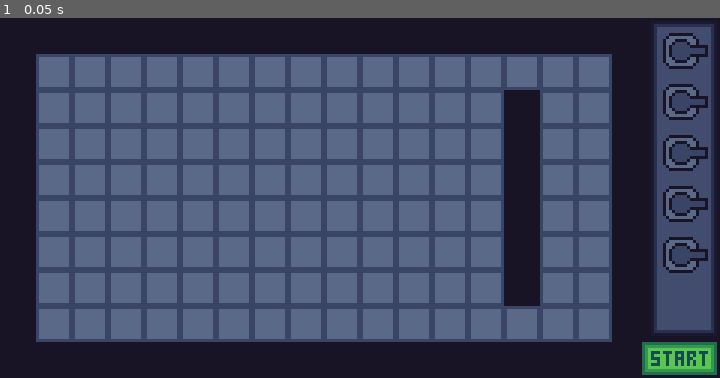
Above: before the commit, frame 1.
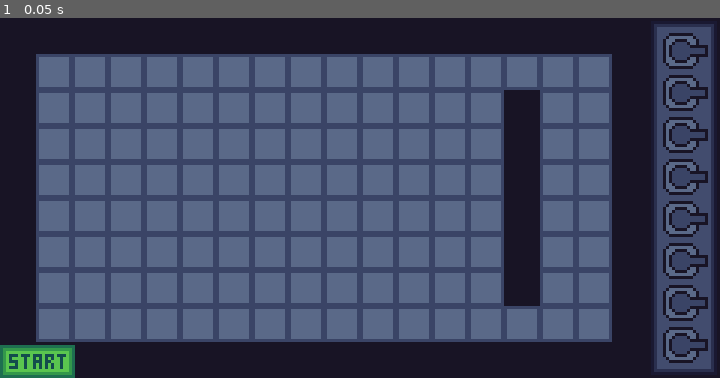
Above: after the commit, the same moment.

Repository: mariothedog/brackeys-game-jam
Game: Godot game, scene res://game/game.tscn
The game is run twice, just before and just after one commit, with the same random seed, the same clock (stepped at 60 frames per second) and the same inputs.
Inputs:
- Up to frame 1 (0.05 s): no input

The runs differ from the first frame. In frame 1, 4.5% of the frame differs, in the area x 0-100%, y 15-100%.

Commit message:
Refactor

Diff:
--- a/src/ui/draggable_turret_item/draggable.gd
+++ b/src/draggable_turret/draggable_turret.gd
@@ -3,17 +3,17 @@
 onready var gun: Sprite = $Gun
 onready var base: Position2D = $Base
 onready var sight_lines: Node2D = $Gun/SightLines
+onready var sight_blocker_collider: CollisionShape2D = $SightBlocker/CollisionShape2D
 
 var turret_item: TextureRect
 
-var default_rect_global_position: Vector2
+var default_global_pos: Vector2
 var level := 1 setget _set_level
 
 
 func reset() -> void:
-	rect_global_position = default_rect_global_position
+	rect_global_position = default_global_pos
 	gun.rotation = 0
-	turret_item.visible = true
 
 
 func enable_sight_lines() -> void:
@@ -22,7 +22,7 @@
 			sight_line.is_casting = true
 
 
-func stop_sight_lines() -> void:
+func disable_sight_lines() -> void:
 	for sight_line in sight_lines.get_children():
 		if sight_line.visible:
 			sight_line.is_casting = false
@@ -32,6 +32,14 @@
 	for sight_line in sight_lines.get_children():
 		if sight_line.visible:
 			sight_line.update()
+
+
+func enable_sight_blocker() -> void:
+	sight_blocker_collider.set_deferred("disabled", false)
+
+
+func disable_sight_blocker() -> void:
+	sight_blocker_collider.set_deferred("disabled", true)
 
 
 func _set_level(value) -> void:
--- a/src/ui/draggable_turret_item/draggable_turret_item.tscn
+++ b/src/draggable_turret/draggable_turret.tscn
@@ -1,25 +1,25 @@
 [gd_scene load_steps=6 format=2]
 
-[ext_resource path="res://ui/draggable_turret_item/sight_line.tscn" type="PackedScene" id=1]
-[ext_resource path="res://ui/draggable_turret_item/draggable.gd" type="Script" id=2]
+[ext_resource path="res://draggable_turret/sight_line.tscn" type="PackedScene" id=1]
+[ext_resource path="res://turret/turret_gun.png" type="Texture" id=2]
 [ext_resource path="res://turret/turret_base.png" type="Texture" id=3]
-[ext_resource path="res://turret/turret_gun.png" type="Texture" id=4]
+[ext_resource path="res://draggable_turret/draggable_turret.gd" type="Script" id=4]
 
 [sub_resource type="CircleShape2D" id=1]
 radius = 6.0
 
-[node name="Draggable" type="TextureButton"]
+[node name="DraggableTurret" type="TextureButton"]
 margin_right = 12.0
 margin_bottom = 12.0
 texture_normal = ExtResource( 3 )
-script = ExtResource( 2 )
+script = ExtResource( 4 )
 __meta__ = {
 "_edit_use_anchors_": false
 }
 
 [node name="Gun" type="Sprite" parent="."]
 position = Vector2( 6, 6 )
-texture = ExtResource( 4 )
+texture = ExtResource( 2 )
 centered = false
 offset = Vector2( -9, -9 )
 hframes = 8
--- a/src/ui/draggable_turret_item/sight_line.tscn
+++ b/src/draggable_turret/sight_line.tscn
@@ -1,6 +1,8 @@
 [gd_scene load_steps=2 format=2]
 
-[ext_resource path="res://ui/draggable_turret_item/sight_line.gd" type="Script" id=1]
+[ext_resource path="res://draggable_turret/sight_line.gd" type="Script" id=1]
+
+
 
 [node name="SightLine" type="RayCast2D"]
 enabled = true
--- /dev/null
+++ b/src/game/draggable_items.gd
@@ -0,0 +1,44 @@
+extends Node2D
+
+signal draggable_turret_button_down(turret)
+signal draggable_turret_button_up(turret)
+
+const DRAGGABLE_TURRET_SCENE := preload("res://draggable_turret/draggable_turret.tscn")
+const PADDING := Vector2(4, 4)
+const SPACING := Vector2(0, 14)
+
+export var num_turrets := 1
+
+onready var draggable_turrets = $DraggableTurrets
+
+
+func _ready() -> void:
+	for i in num_turrets:
+		var turret := DRAGGABLE_TURRET_SCENE.instance()
+		var pos: Vector2 = PADDING + SPACING * i
+		turret.default_global_pos = to_global(pos)
+		turret.rect_position = pos
+		assert(turret.connect("button_down", self, "_on_draggable_turret_button_down", [turret]) == OK)
+		assert(turret.connect("button_up", self, "_on_draggable_turret_button_up", [turret]) == OK)
+		draggable_turrets.add_child(turret)
+
+
+func _update_inventory() -> void:
+	var i := 0
+	for turret in draggable_turrets.get_children():
+		if turret.is_in_group("placed_draggable_turrets"):
+			continue
+		var pos: Vector2 = PADDING + SPACING * i
+		turret.default_global_pos = to_global(pos)
+		turret.rect_position = pos
+		i += 1
+
+
+func _on_draggable_turret_button_down(turret: TextureButton) -> void:
+	_update_inventory()
+	emit_signal("draggable_turret_button_down", turret)
+
+
+func _on_draggable_turret_button_up(turret: TextureButton) -> void:
+	_update_inventory()
+	emit_signal("draggable_turret_button_up", turret)
--- a/src/game/game.gd
+++ b/src/game/game.gd
@@ -12,6 +12,7 @@
 onready var tile_set: TileSet = tilemap.tile_set
 onready var bullets: Node = $Bullets
 onready var turrets: Node2D = $Turrets
+onready var inventory: Node2D = $Inventory
 onready var hud: CanvasLayer = $HUD
 
 onready var Tiles := {
@@ -36,7 +37,7 @@
 		var angle_to_mouse: float = (mouse_pos - gun_pos).angle()
 		var angle_snapped := stepify(angle_to_mouse, deg2rad(TURRET_AIMING_SNAP_DEG))
 		_currently_aiming_draggable_item.gun.rotation = angle_snapped
-		get_tree().call_group("placed_draggable_items", "update_sight_line")
+		get_tree().call_group("placed_draggable_turrets", "update_sight_line")
 
 
 func _input(event: InputEvent) -> void:
@@ -64,7 +65,7 @@
 
 func _get_draggable_items_at_pos(global_pos: Vector2) -> Array:
 	var items := []
-	for item in get_tree().get_nodes_in_group("placed_draggable_items"):
+	for item in get_tree().get_nodes_in_group("placed_draggable_turrets"):
 		if item.draggable.global_position == global_pos:
 			items.append(item)
 	return items
@@ -72,7 +73,7 @@
 
 func _update_draggable_items() -> void:
 	var draggable_items_at_pos := {}
-	for draggable_item in get_tree().get_nodes_in_group("placed_draggable_items"):
+	for draggable_item in get_tree().get_nodes_in_group("placed_draggable_turrets"):
 		if draggable_item == _selected_draggable_item:
 			continue
 		if not draggable_items_at_pos.has(draggable_item.rect_global_position):
@@ -92,45 +93,49 @@
 				item.level = 0
 
 
-func _on_HUD_item_draggable_button_down(draggable: TextureButton) -> void:
-	draggable.raise()
-	draggable.turret_item.visible = false
-	draggable.stop_sight_lines()
+func _on_Inventory_draggable_turret_button_down(turret: TextureButton) -> void:
+	turret.raise()
+#	turret.turret_item.visible = false
+	turret.disable_sight_lines()
 
-	_drag_offset = -draggable.base.position
-	_selected_draggable_item = draggable
-	if _selected_draggable_item.is_in_group("placed_draggable_items"):
-		_selected_draggable_item.remove_from_group("placed_draggable_items")
+	_drag_offset = -turret.base.position
+	_selected_draggable_item = turret
+	if _selected_draggable_item.is_in_group("placed_draggable_turrets"):
+		_selected_draggable_item.remove_from_group("placed_draggable_turrets")
+		turret.disable_sight_blocker()
 	_update_draggable_items()
 	_selected_draggable_item.level = 1
+	get_tree().call_group("placed_draggable_turrets", "update_sight_line")
 
 
-func _on_HUD_item_draggable_button_up(draggable: TextureButton) -> void:
+func _on_Inventory_draggable_turret_button_up(turret: TextureButton) -> void:
 	_selected_draggable_item = null
 
 	var tile_pos := tilemap.world_to_map(get_global_mouse_position())
 	if tilemap.get_cellv(tile_pos) != Tiles.GROUND:
-		draggable.reset()
+		turret.reset()
 		return
 
 	var global_pos_snapped = (
 		tilemap.map_to_world(tile_pos)
 		+ tilemap.cell_size / 2
-		- draggable.base.position
+		- turret.base.position
 	)
 
-	draggable.rect_global_position = global_pos_snapped
-	draggable.add_to_group("placed_draggable_items")
+	turret.rect_global_position = global_pos_snapped
+	turret.add_to_group("placed_draggable_turrets")
+	turret.enable_sight_blocker()
 
-	_currently_aiming_draggable_item = draggable
+	_currently_aiming_draggable_item = turret
 
 	_update_draggable_items()
-	draggable.enable_sight_lines()
+	turret.enable_sight_lines()
 
 
 func _on_HUD_start_pressed() -> void:
 	hud.hide()
-	for item in get_tree().get_nodes_in_group("placed_draggable_items"):
+	inventory.visible = false
+	for item in get_tree().get_nodes_in_group("placed_draggable_turrets"):
 		if not item.visible:
 			item.reset()
 			continue
--- a/src/game/game.tscn
+++ b/src/game/game.tscn
@@ -1,8 +1,10 @@
-[gd_scene load_steps=4 format=2]
+[gd_scene load_steps=6 format=2]
 
 [ext_resource path="res://ui/hud/hud.tscn" type="PackedScene" id=1]
 [ext_resource path="res://levels/tileset.tres" type="TileSet" id=2]
 [ext_resource path="res://game/game.gd" type="Script" id=3]
+[ext_resource path="res://game/draggable_items.gd" type="Script" id=4]
+[ext_resource path="res://ui/hud/inventory/background.png" type="Texture" id=5]
 
 [node name="Game" type="Node2D"]
 script = ExtResource( 3 )
@@ -19,7 +21,28 @@
 [node name="Turrets" type="Node2D" parent="."]
 z_index = 1
 
+[node name="Inventory" type="Node2D" parent="."]
+position = Vector2( 217, 1 )
+z_index = 1
+script = ExtResource( 4 )
+num_turrets = 8
+
+[node name="Background" type="NinePatchRect" parent="Inventory"]
+margin_right = 22.0
+margin_bottom = 118.0
+rect_min_size = Vector2( 22, 118 )
+texture = ExtResource( 5 )
+patch_margin_left = 2
+patch_margin_top = 2
+patch_margin_right = 2
+patch_margin_bottom = 2
+__meta__ = {
+"_edit_use_anchors_": false
+}
+
+[node name="DraggableTurrets" type="Node2D" parent="Inventory"]
+
 [node name="HUD" parent="." instance=ExtResource( 1 )]
-[connection signal="item_draggable_button_down" from="HUD" to="." method="_on_HUD_item_draggable_button_down"]
-[connection signal="item_draggable_button_up" from="HUD" to="." method="_on_HUD_item_draggable_button_up"]
+[connection signal="draggable_turret_button_down" from="Inventory" to="." method="_on_Inventory_draggable_turret_button_down"]
+[connection signal="draggable_turret_button_up" from="Inventory" to="." method="_on_Inventory_draggable_turret_button_up"]
 [connection signal="start_pressed" from="HUD" to="." method="_on_HUD_start_pressed"]
--- a/src/ui/hud/hud.gd
+++ b/src/ui/hud/hud.gd
@@ -1,27 +1,12 @@
 extends CanvasLayer
 
-signal item_draggable_button_down(draggable)
-signal item_draggable_button_up(draggable)
 signal start_pressed
 
-onready var margin: MarginContainer = $MarginContainer
-onready var inventory: MarginContainer = $MarginContainer/VBoxContainer/Inventory
-
-
-func show() -> void:
-	margin.visible = true
+onready var control: Control = $Control
 
 
 func hide() -> void:
-	margin.visible = false
-
-
-func _on_Inventory_item_draggable_button_down(draggable: TextureButton) -> void:
-	emit_signal("item_draggable_button_down", draggable)
-
-
-func _on_Inventory_item_draggable_button_up(draggable: TextureButton) -> void:
-	emit_signal("item_draggable_button_up", draggable)
+	control.visible = false
 
 
 func _on_Start_pressed() -> void:
--- a/src/ui/hud/hud.tscn
+++ b/src/ui/hud/hud.tscn
@@ -1,6 +1,5 @@
-[gd_scene load_steps=6 format=2]
+[gd_scene load_steps=5 format=2]
 
-[ext_resource path="res://ui/hud/inventory/inventory.tscn" type="PackedScene" id=1]
 [ext_resource path="res://ui/hud/hud.gd" type="Script" id=2]
 [ext_resource path="res://ui/hud/start/start_normal.png" type="Texture" id=3]
 [ext_resource path="res://ui/hud/start/start_hover.png" type="Texture" id=4]
@@ -9,43 +8,24 @@
 [node name="HUD" type="CanvasLayer"]
 script = ExtResource( 2 )
 
-[node name="MarginContainer" type="MarginContainer" parent="."]
+[node name="Control" type="Control" parent="."]
 anchor_right = 1.0
 anchor_bottom = 1.0
-custom_constants/margin_right = 1
-custom_constants/margin_top = 1
-custom_constants/margin_left = 1
-custom_constants/margin_bottom = 1
+mouse_filter = 2
 __meta__ = {
 "_edit_use_anchors_": false
 }
 
-[node name="VBoxContainer" type="VBoxContainer" parent="MarginContainer"]
-margin_left = 1.0
-margin_top = 1.0
-margin_right = 239.0
-margin_bottom = 119.0
-mouse_filter = 2
-custom_constants/separation = 2
+[node name="Start" type="TextureButton" parent="Control"]
+margin_top = 109.0
+margin_right = 25.0
+margin_bottom = 120.0
+size_flags_horizontal = 0
+size_flags_vertical = 8
+texture_normal = ExtResource( 3 )
+texture_pressed = ExtResource( 5 )
+texture_hover = ExtResource( 4 )
 __meta__ = {
 "_edit_use_anchors_": false
 }
-
-[node name="Inventory" parent="MarginContainer/VBoxContainer" instance=ExtResource( 1 )]
-margin_left = 216.0
-margin_right = 238.0
-margin_bottom = 105.0
-
-[node name="Start" type="TextureButton" parent="MarginContainer/VBoxContainer"]
-margin_left = 213.0
-margin_top = 107.0
-margin_right = 238.0
-margin_bottom = 118.0
-size_flags_horizontal = 8
-size_flags_vertical = 0
-texture_normal = ExtResource( 3 )
-texture_pressed = ExtResource( 5 )
-texture_hover = ExtResource( 4 )
-[connection signal="item_draggable_button_down" from="MarginContainer/VBoxContainer/Inventory" to="." method="_on_Inventory_item_draggable_button_down"]
-[connection signal="item_draggable_button_up" from="MarginContainer/VBoxContainer/Inventory" to="." method="_on_Inventory_item_draggable_button_up"]
-[connection signal="pressed" from="MarginContainer/VBoxContainer/Start" to="." method="_on_Start_pressed"]
+[connection signal="pressed" from="Control/Start" to="." method="_on_Start_pressed"]
--- a/src/ui/hud/inventory/inventory.gd
+++ /dev/null
@@ -1,40 +0,0 @@
-extends MarginContainer
-
-signal item_draggable_button_down(draggable)
-signal item_draggable_button_up(draggable)
-
-const TURRET_ITEM_SCENE := preload("res://ui/hud/inventory/turret_item.tscn")
-const DRAGGABLE_ITEM_SCENE := preload("res://ui/draggable_turret_item/draggable_turret_item.tscn")
-
-export var num_turrets := 1
-
-onready var turret_items: VBoxContainer = $MarginContainer/TurretItems
-onready var draggable_items: Node2D = $DraggableItems
-
-
-func _ready() -> void:
-	for _i in num_turrets:
-		var turret: TextureRect = TURRET_ITEM_SCENE.instance()
-		turret_items.add_child(turret)
-
-		var draggable := DRAGGABLE_ITEM_SCENE.instance()
-		draggable.turret_item = turret
-		assert(draggable.connect("button_down", self, "_on_item_draggable_button_down", [draggable]) == OK)
-		assert(draggable.connect("button_up", self, "_on_item_draggable_button_up", [draggable]) == OK)
-		draggable_items.add_child(draggable)
-
-
-func _on_TurretItems_sort_children() -> void:
-	for draggable in draggable_items.get_children():
-		if draggable.is_in_group("placed_draggable_items"):
-			continue
-		draggable.default_rect_global_position = draggable.turret_item.rect_global_position
-		draggable.rect_global_position = draggable.turret_item.rect_global_position
-
-
-func _on_item_draggable_button_down(draggable: TextureButton) -> void:
-	emit_signal("item_draggable_button_down", draggable)
-
-
-func _on_item_draggable_button_up(draggable: TextureButton) -> void:
-	emit_signal("item_draggable_button_up", draggable)
--- a/src/ui/hud/inventory/inventory.tscn
+++ /dev/null
@@ -1,50 +0,0 @@
-[gd_scene load_steps=3 format=2]
-
-[ext_resource path="res://ui/hud/inventory/background.png" type="Texture" id=1]
-[ext_resource path="res://ui/hud/inventory/inventory.gd" type="Script" id=3]
-
-[node name="Inventory" type="MarginContainer"]
-margin_right = 22.0
-margin_bottom = 8.0
-mouse_filter = 2
-size_flags_horizontal = 8
-size_flags_vertical = 3
-script = ExtResource( 3 )
-__meta__ = {
-"_edit_use_anchors_": false
-}
-num_turrets = 5
-
-[node name="Background" type="NinePatchRect" parent="."]
-margin_right = 22.0
-margin_bottom = 8.0
-rect_min_size = Vector2( 22, 0 )
-size_flags_horizontal = 8
-texture = ExtResource( 1 )
-patch_margin_left = 2
-patch_margin_top = 2
-patch_margin_right = 2
-patch_margin_bottom = 2
-__meta__ = {
-"_edit_use_anchors_": false
-}
-
-[node name="MarginContainer" type="MarginContainer" parent="."]
-margin_right = 22.0
-margin_bottom = 8.0
-mouse_filter = 2
-custom_constants/margin_top = 4
-custom_constants/margin_left = 1
-custom_constants/margin_bottom = 4
-
-[node name="TurretItems" type="VBoxContainer" parent="MarginContainer"]
-margin_left = 11.0
-margin_top = 4.0
-margin_right = 11.0
-margin_bottom = 4.0
-mouse_filter = 2
-size_flags_horizontal = 4
-custom_constants/separation = 5
-
-[node name="DraggableItems" type="Node2D" parent="."]
-[connection signal="sort_children" from="MarginContainer/TurretItems" to="." method="_on_TurretItems_sort_children"]
--- a/src/ui/hud/inventory/turret_item.tscn
+++ /dev/null
@@ -1,13 +0,0 @@
-[gd_scene load_steps=2 format=2]
-
-[ext_resource path="res://ui/draggable_turret_item/turret_item.png" type="Texture" id=1]
-
-
-[node name="TurretItem" type="TextureRect"]
-margin_right = 12.0
-margin_bottom = 12.0
-mouse_filter = 2
-texture = ExtResource( 1 )
-__meta__ = {
-"_edit_use_anchors_": false
-}
Renamed: src/ui/draggable_turret_item/sight_line.gd -> src/draggable_turret/sight_line.gd
Renamed: src/ui/draggable_turret_item/turret_item.png -> src/draggable_turret/turret_item.png
Not shown, changed: src/draggable_turret/turret_item.png.import
